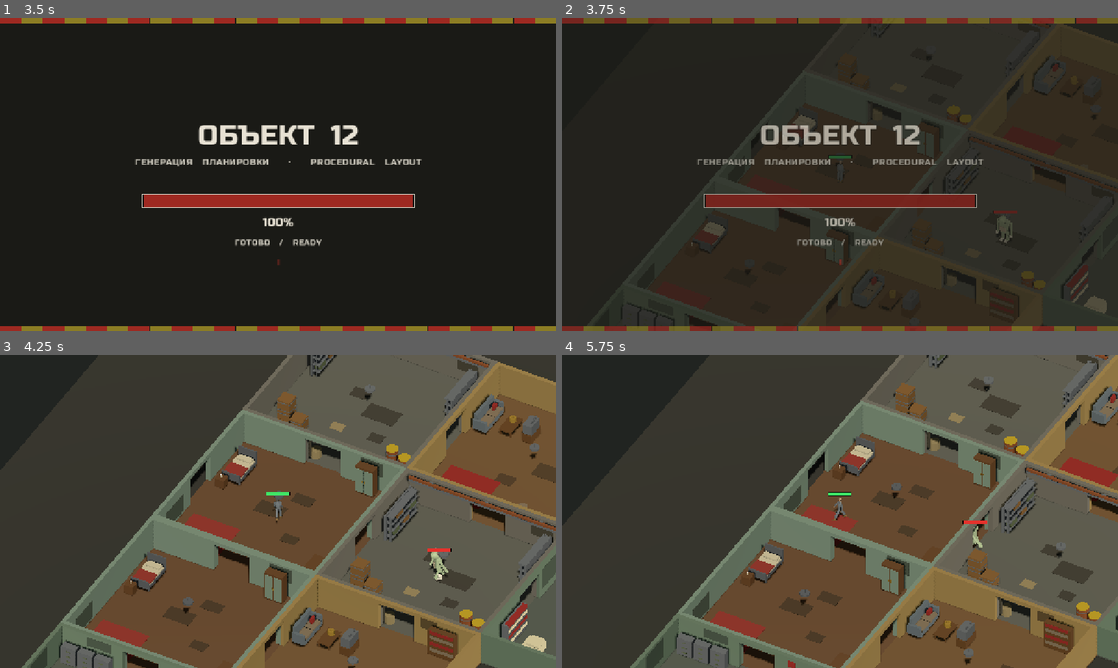
Above: before the commit, frames 1-4 (two rows, left to right).
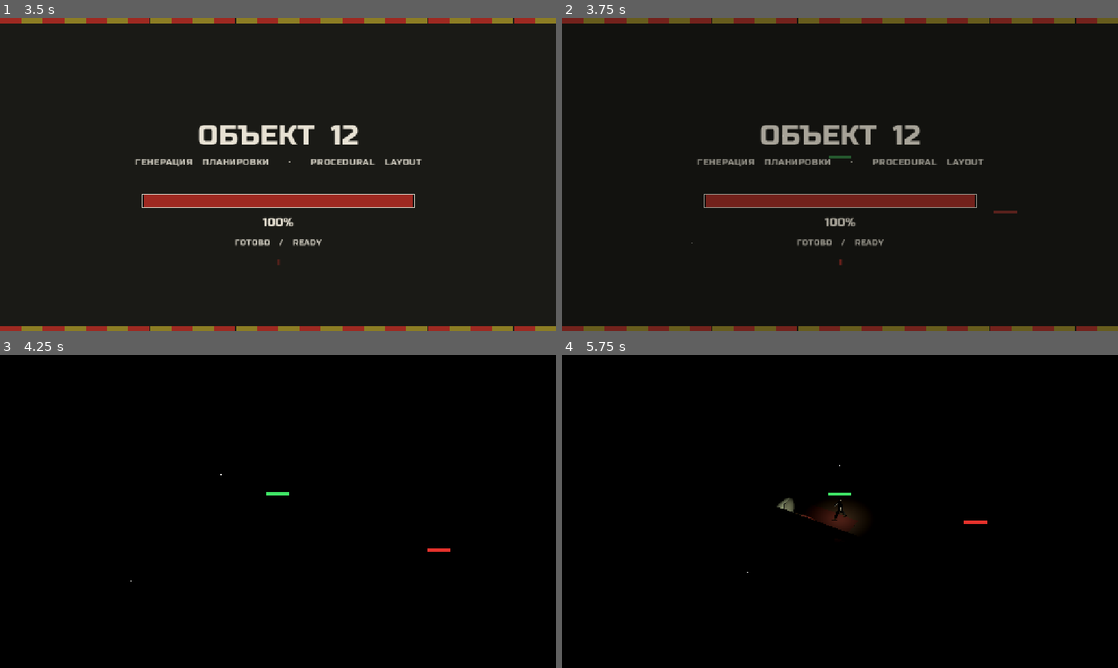
Above: after the commit, the same moments.

Repository: nhudson99/nuclear-winter
Game: Godot game, scene res://scenes/TitleScreen.tscn
The game is run twice, just before and just after one commit, with the same random seed, the same clock (stepped at 60 frames per second) and the same inputs.
Inputs (mouse positions are in pixels of both pictures, inside the frame that each line leads up to):
- Up to frame 1 (3.5 s): tap Enter at 0.5, 1.25 s; hold D (move_right) 0.53-1.28 s; tap F (flashlight, bound only after the commit) at 0.6, 1.55, 3.05 s; click (278, 174) at 0.67 s; tap Shift at 0.8, 1.35 s; hold S (move_down) 1.28-2 s; click (278, 174) at 1.42 s; click "LEVEL 1" at 2 s; move the mouse to (333, 105) at 2.77 s; hold D (move_right) from 2.78 s (still down); tap E (interact) at 2.85 s
- Up to frame 2 (3.75 s): tap Enter at 3.5 s; move the mouse to (812, 237) at 3.52 s; release D (move_right) at 3.53 s; hold W (move_up) from 3.53 s (still down); tap Shift (sprint) at 3.6 s; click (812, 237) at 3.67 s
- Up to frame 3 (4.25 s): keep holding W (move_up)
- Up to frame 4 (5.75 s): move the mouse to (1006, 558) at 4.27 s; release W (move_up) at 4.28 s; hold A (move_left) from 4.28 s (still down); tap F (flashlight, bound only after the commit) at 4.35 s; move the mouse to (673, 464) at 5.02 s; tap Shift (sprint) at 5.1 s

Frame 1 is identical in both runs. In frame 2, 60% of the frame differs, in the area x 4-100%, y 0-100%; in frame 3, 99%; in frame 4, 99%, in the area x 0-100%, y 0-100%.

Commit message:
Make Level 1 pitch black and add an F-toggle flashlight.
Disable sun and ambient lighting on Main, then give the player a
chest-mounted spotlight (plus a small fill) that yaws with the mesh.

Co-authored-by: nhudson99 <nhudson99@users.noreply.github.com>

Diff:
--- a/godot/project.godot
+++ b/godot/project.godot
@@ -50,6 +50,11 @@
 "events": [Object(InputEventKey,"resource_local_to_scene":false,"resource_name":"","device":-1,"window_id":0,"alt_press …(192 unchanged characters)…
 ]
 }
+flashlight={
+"deadzone": 0.5,
+"events": [Object(InputEventKey,"resource_local_to_scene":false,"resource_name":"","device":-1,"window_id":0,"alt_pressed":false,"shift_pressed":false,"ctrl_pressed":false,"meta_pressed":false,"pressed":false,"keycode":0,"physical_keycode":70,"key_label":0,"unicode":102,"location":0,"echo":false,"script":null)
+]
+}
 
 [layer_names]
 
--- a/godot/scenes/Main.tscn
+++ b/godot/scenes/Main.tscn
@@ -10,10 +10,10 @@
 
 [sub_resource type="Environment" id="Environment_mwfav"]
 background_mode = 1
-background_color = Color(0.13, 0.14, 0.13, 1)
-ambient_light_source = 2
-ambient_light_color = Color(0.6, 0.64, 0.63, 1)
-ambient_light_energy = 0.34
+background_color = Color(0, 0, 0, 1)
+ambient_light_source = 1
+ambient_light_energy = 0.0
+reflected_light_source = 1
 
 [sub_resource type="CapsuleShape3D" id="CapsuleShape3D_3p2gp"]
 radius = 0.3
@@ -34,9 +34,10 @@
 
 [node name="Sun" type="DirectionalLight3D" parent="."]
 transform = Transform3D(0.866025, -0.383022, 0.321394, 0, 0.642788, 0.766044, -0.5, -0.663414, 0.55667, 0, 0, 0)
+visible = false
 light_color = Color(1, 0.95, 0.86, 1)
-light_energy = 0.95
-shadow_enabled = true
+light_energy = 0.0
+shadow_enabled = false
 
 [node name="GeneratedMap" type="Node3D" parent="."]
 
--- a/godot/scripts/Player.gd
+++ b/godot/scripts/Player.gd
@@ -15,6 +15,12 @@
 @export var walk_cycle_metres: float = 1.45
 @export var run_cycle_metres: float = 2.3
 @export var run_threshold: float = 3.0
+## Spot range in metres. One room tile is 12 m; this reaches the far wall and
+## a little into the next doorway.
+@export var flashlight_range: float = 16.0
+@export var flashlight_angle: float = 28.0
+@export var flashlight_energy: float = 8.0
+@export var flashlight_fill_energy: float = 0.45
 
 @onready var visual: Node3D = $Model
 
@@ -27,6 +33,9 @@
 var _alive: bool = true
 var _has_item: bool = false
 var _input_locked: bool = false
+var _flashlight: SpotLight3D
+var _flashlight_fill: OmniLight3D
+var _flashlight_on: bool = true
 
 func current_clip() -> String:
 	return _clip
@@ -34,11 +43,8 @@
 
 func _ready() -> void:
 	add_to_group("player")
-	if not InputMap.has_action("sprint"):
-		InputMap.add_action("sprint")
-		var sprint_key := InputEventKey.new()
-		sprint_key.physical_keycode = KEY_SHIFT
-		InputMap.action_add_event("sprint", sprint_key)
+	_ensure_action("sprint", KEY_SHIFT)
+	_ensure_action("flashlight", KEY_F)
 	health = max_health
 	_anim = _find_animation_player(visual)
 	if _anim:
@@ -48,6 +54,7 @@
 			if _anim.has_animation(clip_name):
 				_anim.get_animation(clip_name).loop_mode = Animation.LOOP_LINEAR
 		_play("Idle", 1.0)
+	_setup_flashlight()
 	_health_bar = HealthBar3D.new()
 	_health_bar.name = "HealthBar"
 	_health_bar.fill_color = Color(0.25, 0.9, 0.4, 1.0)
@@ -56,6 +63,9 @@
 	_health_bar.set_health(health, max_health)
 
 func _physics_process(delta: float) -> void:
+	if Input.is_action_just_pressed("flashlight"):
+		set_flashlight_on(not _flashlight_on)
+
 	if not _alive or _input_locked:
 		velocity = Vector3.ZERO
 		_apply_gravity(delta)
@@ -122,6 +132,19 @@
 
 func unlock_input() -> void:
 	_input_locked = false
+
+func is_flashlight_on() -> bool:
+	return _flashlight_on
+
+func set_flashlight_on(enabled: bool) -> void:
+	_flashlight_on = enabled
+	if _flashlight:
+		_flashlight.visible = enabled
+	if _flashlight_fill:
+		_flashlight_fill.visible = enabled
+
+func get_flashlight() -> SpotLight3D:
+	return _flashlight
 
 func _try_interact() -> void:
 	if _has_item:
@@ -166,6 +189,45 @@
 	var cycle_seconds := _anim.get_animation(clip).length
 	return clampf(speed * cycle_seconds / cycle_metres, 0.35, 2.5)
 
+func _ensure_action(action: String, keycode: Key) -> void:
+	if InputMap.has_action(action):
+		return
+	InputMap.add_action(action)
+	var event := InputEventKey.new()
+	event.physical_keycode = keycode
+	InputMap.action_add_event(action, event)
+
+func _setup_flashlight() -> void:
+	# Parent to the yawing model so the cone follows facing. glTF forward is
+	# -Z, which is also the default SpotLight3D beam direction.
+	var host: Node3D = visual if visual else self
+	_flashlight = SpotLight3D.new()
+	_flashlight.name = "Flashlight"
+	_flashlight.light_color = Color(1.0, 0.95, 0.78)
+	_flashlight.light_energy = flashlight_energy
+	_flashlight.spot_range = flashlight_range
+	_flashlight.spot_angle = flashlight_angle
+	_flashlight.spot_attenuation = 0.55
+	_flashlight.shadow_enabled = true
+	_flashlight.shadow_bias = 0.04
+	# Chest height, a few centimetres forward of the torso so the beam does
+	# not start inside the prisoner mesh.
+	_flashlight.position = Vector3(0.12, 1.35, -0.18)
+	_flashlight.rotation_degrees = Vector3(-16.0, 0.0, 0.0)
+	host.add_child(_flashlight)
+
+	# Without a fill, the beam origin sits in front of the chest and the
+	# prisoner is a silhouette against the lit floor.
+	_flashlight_fill = OmniLight3D.new()
+	_flashlight_fill.name = "FlashlightFill"
+	_flashlight_fill.light_color = Color(1.0, 0.95, 0.78)
+	_flashlight_fill.light_energy = flashlight_fill_energy
+	_flashlight_fill.omni_range = 2.8
+	_flashlight_fill.omni_attenuation = 1.4
+	_flashlight_fill.position = Vector3(0.0, 1.1, 0.0)
+	host.add_child(_flashlight_fill)
+	set_flashlight_on(true)
+
 func _find_animation_player(root: Node) -> AnimationPlayer:
 	if root == null:
 		return null
--- a/godot/tools/build_main_scene.gd
+++ b/godot/tools/build_main_scene.gd
@@ -1,6 +1,6 @@
 extends SceneTree
 
-## Build a clean Main.tscn: lighting, iso camera, and the actors.
+## Build a clean Main.tscn: dark environment, iso camera, and the actors.
 ##
 ## The floorplan is deliberately absent. Main.gd runs MapGenerator at load time,
 ## which fills the empty `GeneratedMap` node with room tiles and then moves the
@@ -34,23 +34,24 @@
 	world_env.name = "WorldEnvironment"
 	var env := Environment.new()
 	env.background_mode = Environment.BG_COLOR
-	# Overcast fallout haze rather than the old clear blue sky.
-	env.background_color = Color(0.13, 0.14, 0.13)
-	env.ambient_light_source = Environment.AMBIENT_SOURCE_COLOR
-	env.ambient_light_color = Color(0.60, 0.64, 0.63)
-	# Rooms have no ceilings, so ambient plus sun hit the floors head-on. Keeping
-	# the total near 1.0 renders surfaces close to their authored albedo instead
-	# of blowing the palette out to pastel.
-	env.ambient_light_energy = 0.34
+	# Level 1 is unlit: no sky, no ambient, no sun. The only light is the
+	# player's flashlight (toggled with F in Player.gd).
+	env.background_color = Color(0.0, 0.0, 0.0)
+	env.ambient_light_source = Environment.AMBIENT_SOURCE_DISABLED
+	env.ambient_light_energy = 0.0
+	env.reflected_light_source = Environment.REFLECTION_SOURCE_DISABLED
 	world_env.environment = env
 	main.add_child(world_env)
 	world_env.owner = main
 
+	# Kept in the tree so debug tools can re-enable it, but it contributes
+	# nothing at runtime.
 	var sun := DirectionalLight3D.new()
 	sun.name = "Sun"
-	sun.light_energy = 0.95
+	sun.light_energy = 0.0
 	sun.light_color = Color(1.0, 0.95, 0.86)
-	sun.shadow_enabled = true
+	sun.shadow_enabled = false
+	sun.visible = false
 	sun.rotation_degrees = Vector3(-50, 30, 0)
 	main.add_child(sun)
 	sun.owner = main
--- /dev/null
+++ b/godot/tools/screenshot_flashlight.gd
@@ -0,0 +1,52 @@
+extends SceneTree
+
+## Capture Level 1 with the flashlight on, then off, so the dark map and cone
+## can be eyeballed. Needs a real renderer:
+##   Godot --rendering-driver opengl3 --resolution 1280x720 \
+##         -s res://tools/screenshot_flashlight.gd
+
+const OUT_DIR := "/opt/cursor/artifacts"
+const SEED := 101
+
+func _initialize() -> void:
+	OS.set_environment("NW_LEVEL_SEED", str(SEED))
+	call_deferred("_run")
+
+func _run() -> void:
+	DirAccess.make_dir_recursive_absolute(OUT_DIR)
+	var packed: PackedScene = load("res://scenes/Main.tscn")
+	var main: Node3D = packed.instantiate()
+	root.add_child(main)
+	if not main.is_level_ready():
+		await main.level_ready
+
+	var player: CharacterBody3D = main.get_node("Player")
+	var monster: CharacterBody3D = main.get_node_or_null("Monster")
+	if monster:
+		monster.set_physics_process(false)
+		monster.visible = false
+		monster.global_position += Vector3(200.0, 0.0, 200.0)
+
+	# Face the beam into the room so the cone reads on the floor.
+	var visual: Node3D = player.get_node("Model")
+	visual.rotation.y = PI
+	player.set_flashlight_on(true)
+	await create_timer(0.5).timeout
+	_snap("godot_flashlight_on.png")
+
+	player.set_flashlight_on(false)
+	await create_timer(0.35).timeout
+	_snap("godot_flashlight_off.png")
+
+	player.set_flashlight_on(true)
+	visual.rotation.y = PI * 0.5
+	await create_timer(0.35).timeout
+	_snap("godot_flashlight_yaw.png")
+
+	quit(0)
+
+func _snap(filename: String) -> void:
+	var image: Image = get_root().get_viewport().get_texture().get_image()
+	var path := "%s/%s" % [OUT_DIR, filename]
+	var err := image.save_png(path)
+	print("screenshot_err=", err, " path=", path, " size=", image.get_width(), "x", image.get_height())
--- /dev/null
+++ b/godot/tools/smoke_flashlight.gd
@@ -0,0 +1,137 @@
+extends SceneTree
+
+## Headless smoke: Level 1 is unlit, the player has a flashlight, F toggles it.
+
+func _initialize() -> void:
+	call_deferred("_run")
+
+func _run() -> void:
+	var packed: PackedScene = load("res://scenes/Main.tscn")
+	if packed == null:
+		push_error("Missing Main.tscn")
+		quit(1)
+		return
+	var main: Node3D = packed.instantiate()
+	root.add_child(main)
+	if not main.is_level_ready():
+		await main.level_ready
+
+	var env_ok := _environment_is_dark(main)
+	var sun_ok := _sun_is_off(main)
+
+	var player: CharacterBody3D = main.get_node("Player")
+	if player == null:
+		push_error("Missing Player")
+		quit(1)
+		return
+
+	var flashlight: SpotLight3D = player.get_flashlight() if player.has_method("get_flashlight") else null
+	var fill := player.get_node_or_null("Model/FlashlightFill") as OmniLight3D
+	var visual: Node3D = player.get_node_or_null("Model")
+	var parented := flashlight != null and visual != null and flashlight.get_parent() == visual
+	var starts_on: bool = player.is_flashlight_on() and flashlight != null and flashlight.visible
+	var fill_on: bool = fill != null and fill.visible
+	var beam_ok := (
+		flashlight != null
+		and flashlight.light_energy > 1.0
+		and flashlight.spot_range >= 8.0
+		and flashlight.spot_angle > 10.0
+	)
+	print(
+		"dark_env_ok=", env_ok,
+		" sun_off_ok=", sun_ok,
+		" flashlight_ok=", flashlight != null,
+		" parented_ok=", parented,
+		" starts_on=", starts_on,
+		" fill_ok=", fill_on,
+		" beam_ok=", beam_ok
+	)
+
+	# Drive _physics_process ourselves so the engine cannot consume the
+	# just_pressed edge on the same tick.
+	player.set_physics_process(false)
+
+	Input.action_press("flashlight")
+	player._physics_process(0.033)
+	Input.action_release("flashlight")
+	var toggled_off: bool = (
+		not player.is_flashlight_on()
+		and flashlight != null
+		and not flashlight.visible
+		and (fill == null or not fill.visible)
+	)
+	print("toggle_off_ok=", toggled_off)
+
+	Input.action_press("flashlight")
+	player._physics_process(0.033)
+	Input.action_release("flashlight")
+	var toggled_on: bool = player.is_flashlight_on() and flashlight != null and flashlight.visible
+	print("toggle_on_ok=", toggled_on)
+
+	# The cone must yaw with the prisoner, not stay world-locked.
+	var yaw_ok := false
+	if flashlight != null and visual != null:
+		visual.rotation.y = 0.0
+		await process_frame
+		var ahead0 := -flashlight.global_transform.basis.z
+		ahead0.y = 0.0
+		visual.rotation.y = PI * 0.5
+		await process_frame
+		var ahead1 := -flashlight.global_transform.basis.z
+		ahead1.y = 0.0
+		var turned := ahead0.normalized().dot(ahead1.normalized()) < 0.35
+		yaw_ok = turned
+		print(
+			"yaw_follow_ok=", yaw_ok,
+			" ahead0=", ahead0,
+			" ahead1=", ahead1
+		)
+	else:
+		print("yaw_follow_ok=false")
+
+	# Binding F must work even when project.godot is the only source.
+	var action_ok := InputMap.has_action("flashlight")
+	print("action_ok=", action_ok)
+
+	var all_ok: bool = (
+		env_ok
+		and sun_ok
+		and flashlight != null
+		and parented
+		and starts_on
+		and fill_on
+		and beam_ok
+		and toggled_off
+		and toggled_on
+		and yaw_ok
+		and action_ok
+	)
+	print("flashlight_smoke_ok=", all_ok)
+	quit(0 if all_ok else 1)
+
+
+func _environment_is_dark(main: Node3D) -> bool:
+	var world := main.get_node_or_null("WorldEnvironment") as WorldEnvironment
+	if world == null or world.environment == null:
+		return false
+	var env := world.environment
+	var bg_black := env.background_color.r < 0.02 and env.background_color.g < 0.02 and env.background_color.b < 0.02
+	var ambient_off := (
+		env.ambient_light_source == Environment.AMBIENT_SOURCE_DISABLED
+		or env.ambient_light_energy <= 0.001
+	)
+	print(
+		"env_bg=", env.background_color,
+		" ambient_source=", env.ambient_light_source,
+		" ambient_energy=", env.ambient_light_energy
+	)
+	return bg_black and ambient_off
+
+
+func _sun_is_off(main: Node3D) -> bool:
+	var sun := main.get_node_or_null("Sun") as DirectionalLight3D
+	if sun == null:
+		return true
+	var off := (not sun.visible) or sun.light_energy <= 0.001
+	print("sun_visible=", sun.visible, " sun_energy=", sun.light_energy)
+	return off
Not shown, added: godot/tools/screenshot_flashlight.gd.uid
Not shown, added: godot/tools/smoke_flashlight.gd.uid
Not shown, changed: README.md
